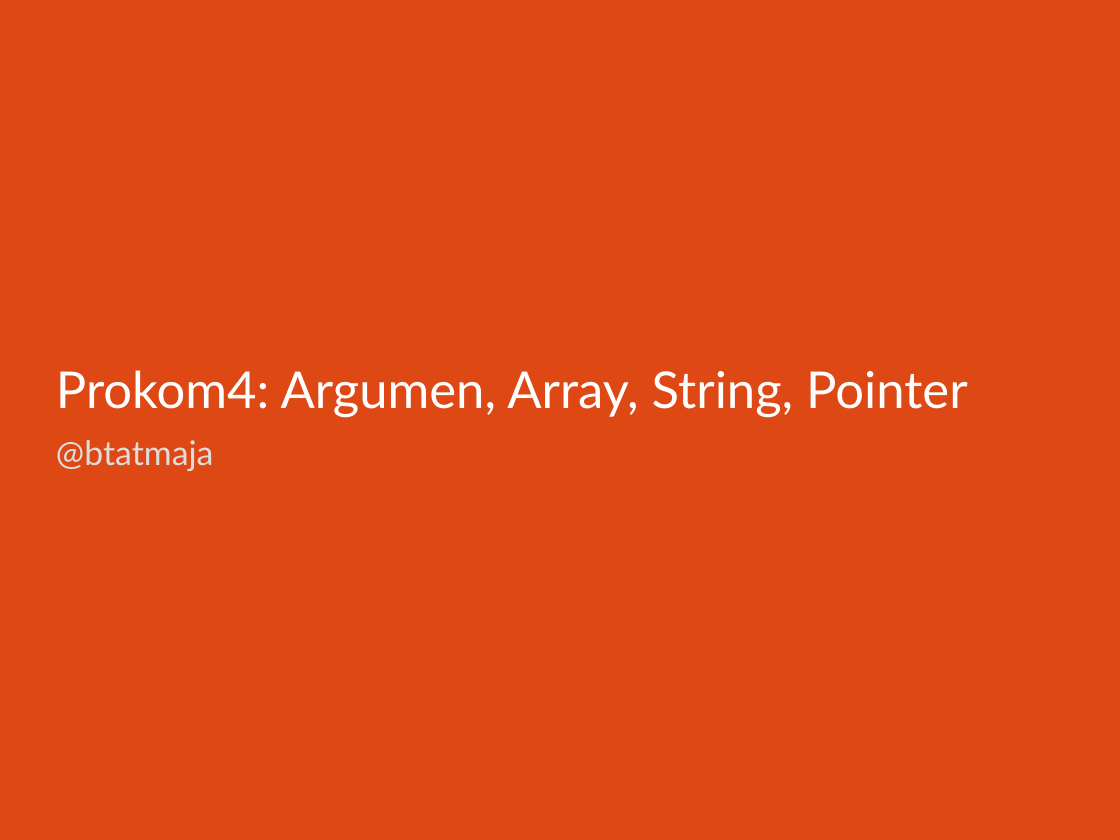
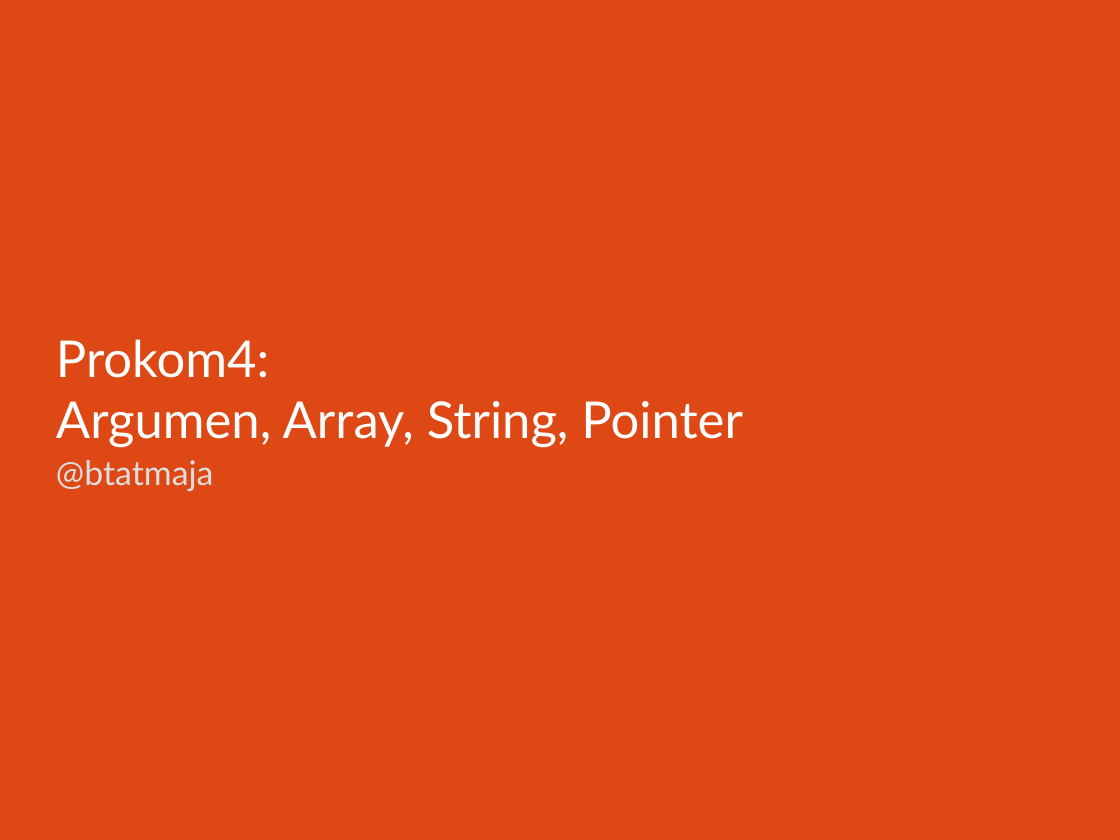
Before and after one commit to bagustris/prokom-tf, a slide deck: slide 1 of prokom4.odp. Drawn at 1120x840 pixels with LibreOffice and Linux fonts; fonts in the diff are those of the drawing. Boxes give left, top, right and bottom in pixels: in the first picture for what was removed or moved away, otherwise in the second. Text is boxed around its words. In the diff, an @@ line names an element or a change of style, - is before the commit and + after.

```diff
--- a/prokom4.odp
+++ b/prokom4.odp
@@ title "Prokom4: Argumen, Array, String, Pointer" rewrapped from (56, 370, 968, 417) to (56, 339, 743, 448) @@
@@ subtitle "@btatmaja": place and size @@
-subtitle "@btatmaja" at (56, 440, 214, 471)
+subtitle "@btatmaja" at (56, 460, 214, 491)
```
Also in this commit, not shown: 1 other file.
